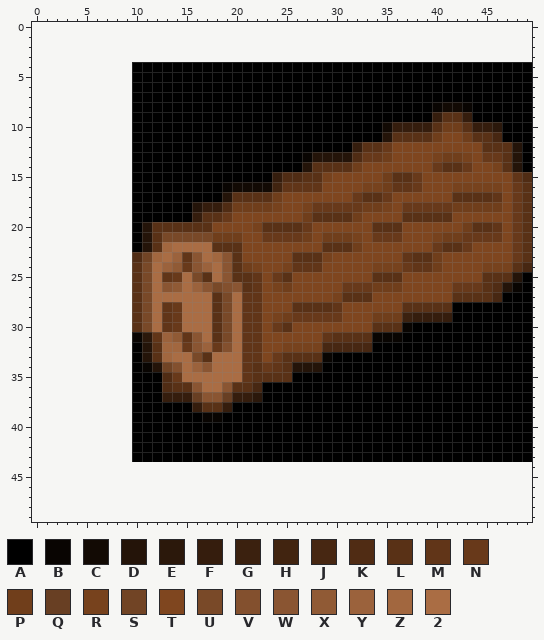
Pixel-art sprite, stored at assets/wood_small.png. That is the earlier state.
The file is 40x40 pixels. Colours within 5 levels of each other are drawn and written as one. The old version is drawn lined up with the new one, on the new canvas.
Palette (. is transparent): A #000000  B #090502  C #120a04  D #241409  E #2b180b  F #351d0d  G #3b210f  H #412410  J #472712  K #502c14  L #593116  M #613518  N #68391a  P #703e1b  Q #683f23  R #77421d  S #714425  T #7f461f  U #794928  V #83502e  W #8a5532  X #905a35  Y #9b623c  Z #a2673f  2 #aa6d44
Pixels before (only the part around the change), first column x 0:
 0 ..................................................
 1 ..................................................
 2 ..................................................
 3 ..................................................
 4 ..........AAAAAAAAAAAAAAAAAAAAAAAAAAAAAAAAAAAAAAAA
 5 ..........AAAAAAAAAAAAAAAAAAAAAAAAAAAAAAAAAAAAAAAA
 6 ..........AAAAAAAAAAAAAAAAAAAAAAAAAAAAAAAAAAAAAAAA
 7 ..........AAAAAAAAAAAAAAAAAAAAAAAAAAAAAAAAAAAAAAAA
 8 ..........AAAAAAAAAAAAAAAAAAAAAAAAAAAAAABCCBAAAAAA
 9 ..........AAAAAAAAAAAAAAAAAAAAAAAAAAAAAAFLLFAAAAAA
10 ..........AAAAAAAAAAAAAAAAAAAAAAAAACFFFFLPPLFFEAAA
11 ..........AAAAAAAAAAAAAAAAAAAAAAAAADLLLLPTTPLLJAAA
12 ..........AAAAAAAAAAAAAAAAAAAAAAFLLNTTTTTTTTTLLLDA
13 ..........AAAAAAAAAAAAAAAAABDDDDKNNPTTTTRPPRTNNLDA
14 ..........AAAAAAAAAAAAAAAAADLLLLPTTTTTTTNLLNTTRLDA
15 ..........AAAAAAAAAAAAAAFKKLLRTTTTTPLLNTTTTTTTTTMK
16 ..........AAAAAAAAABCCCCHMMMMTTTTRRPMMNTTTRRRRRTNL
17 ..........AAAAAAAAADLLLLPTTTTTTTNLLNTTTTTTLLLLMTNL
18 ..........AAAAAADFFKPPPPRTTRNNNNNPPRTNNNNNPPPPPTNL
19 ..........AAAAAAFLLNTTTTTTTPLLLLPTTTTLLLLLTTTTTTNL
20 ..........ADLLLLLLTTTTRLLLLNTTTTTTLLLTTTTTTPLLMTNL
21 ..........ADLUUUUUPPPTTNNNNPTPPPRTNNNTTTRPPNNNNTNL
22 ..........ADLZ2222LLLTTTTTTTTLLLPTTTTTTTNLLNTTTTNL
23 ..........KSZ2YMW2ZWLTTTTTLLLRTTTTTTTMLLPTTTTTTTNL
24 ..........LU2YXNWY2WLPRTTRMMMTTTTTRRRNMMPTTTTRRRLJ
25 ..........LU2MN2UL2WLLMTNLTTTTTTTTLLLTTTTTTTTLLLDA
26 ..........LU2WX2YWUVWLMTRPTTTTTNNNPPPTTTTTNNNLKDBA
27 ..........LU222222LU2MMTTTTTTTRLLLTTTTTTTTLLLLJAAA
28 ..........LU2MN222LU2MMTTTLLLLMTTTTTTLLLLLAAAAAAAA
29 ..........LU2MN222LU2MMTRPNNNNNTTTPPPGFFFFAAAAAAAA
30 ..........LU2MN222LU2MMTNLTTTTTTTTLLLBAAAAAAAAAAAA
31 ..........BEMYXMW2LU2MMTTTTTTMLLLLBBBAAAAAAAAAAAAA
32 ..........ADLZZNWYNV2MMTTRRRRJJJJJAAAAAAAAAAAAAAAA
33 ..........ADLZ22UL222MMTNLLLLBAAAAAAAAAAAAAAAAAAAA
34 ..........ABDSV2YW222MLNMLDDDAAAAAAAAAAAAAAAAAAAAA
35 ..........AAAKN222222MLLLLAAAAAAAAAAAAAAAAAAAAAAAA
36 ..........AAAKLLW22WLLJAAAAAAAAAAAAAAAAAAAAAAAAAAA
37 ..........AAAFFFQWWQFFEAAAAAAAAAAAAAAAAAAAAAAAAAAA
38 ..........AAAAAAFLLFAAAAAAAAAAAAAAAAAAAAAAAAAAAAAA
39 ..........AAAAAAABBAAAAAAAAAAAAAAAAAAAAAAAAAAAAAAA
40 ..........AAAAAAAAAAAAAAAAAAAAAAAAAAAAAAAAAAAAAAAA
41 ..........AAAAAAAAAAAAAAAAAAAAAAAAAAAAAAAAAAAAAAAA
42 ..........AAAAAAAAAAAAAAAAAAAAAAAAAAAAAAAAAAAAAAAA
43 ..........AAAAAAAAAAAAAAAAAAAAAAAAAAAAAAAAAAAAAAAA
44 ..................................................
45 ..................................................
46 ..................................................
47 ..................................................
48 ..................................................
49 ..................................................
After:
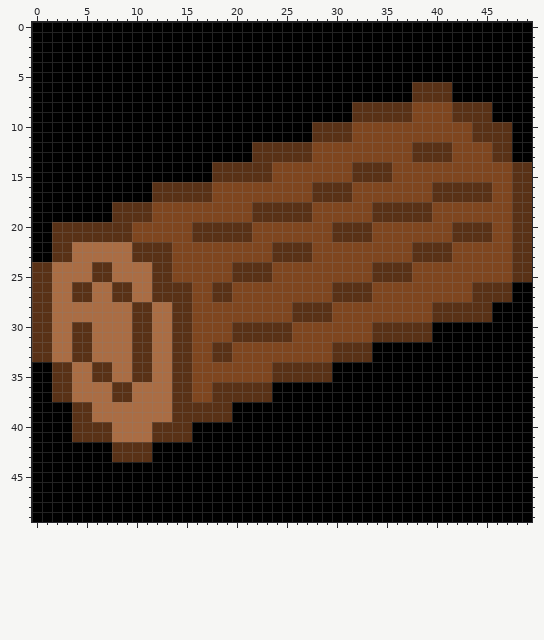
Changes in this commit:
canvas 40x40 -> 50x50, the old top-left corner now at 10,4
Changed rows in their new state; - is an unchanged pixel.
first column x 0:
 0 AAAAAAAAAAAAAAAAAAAAAAAAAAAAAAAAAAAAAAAAAAAAAAAAAA
 1 AAAAAAAAAAAAAAAAAAAAAAAAAAAAAAAAAAAAAAAAAAAAAAAAAA
 2 AAAAAAAAAAAAAAAAAAAAAAAAAAAAAAAAAAAAAAAAAAAAAAAAAA
 3 AAAAAAAAAAAAAAAAAAAAAAAAAAAAAAAAAAAAAAAAAAAAAAAAAA
 4 AAAAAAAAAA----------------------------------------
 5 AAAAAAAAAA----------------------------------------
 6 AAAAAAAAAA----------------------------LLLL--------
 7 AAAAAAAAAA----------------------------LLLL--------
 8 AAAAAAAAAA----------------------LLLLLLTTTTLLLL----
 9 AAAAAAAAAA----------------------LLLLLLTTTT-LLL----
10 AAAAAAAAAA------------------LLLLTTTTTTTTTTTTLLLL--
11 AAAAAAAAAA------------------LLLLTTTTTTTTT--T--LL--
12 AAAAAAAAAA------------LLLLLLTTTTTTTT--LLLL---T--A-
13 AAAAAAAAAA------------LLLLLLTTTTTTTT--LLLLTT-TL-A-
14 AAAAAAAAAA--------LLLLLLTTTTTTTTLLLL----TTTT--TTLL
15 AAAAAAAAAA--------LLLLLLTTTTTT--LLLLTTT---------LL
16 AAAAAAAAAA--LLLLLLTTTTTTTTTTLLLL-TTTTTT-LLLLLLT-L-
17 AAAAAAAAAA--LLLLLLTTTTTTT---LLLLTTTT----LL----T-L-
18 AAAAAAAALLLLTTTTTTTTTTLLLLLLTTTTTTLLLLLLTTTTTTT-L-
19 AAAAAAAALLLLTTTTTTTT--LLLLLLTTTTT-LLL---TT------L-
20 AALLLLLLLLTTTTTT--LLLLTTTTTT--LLLLTTT-----LL--T-L-
21 AALLLLLLLLTTTTTTLLLLLL-TTTTT-TLLLLTTT---TTLLLLT-L-
22 AALL222222LL-LTTTTTTT---LLLL-TTTT-----LLL-TT----L-
23 AALL222222LLLLTTTTTTT---LL--TT-------T--LL------L-
24 LL2222LL2222LLTTTTTT-LLL-TTTT-----LLLLTTT----TTT-L
25 LL2222LL2222LLTTTTTT--LLTT-----------L-------TTTLL
26 LL22LL22LL22LLLLTTLLTTT-TT----LLLLTTT-----TTL-LLA-
27 LL22LL22LL22LLLLTT-LTTT-------L-----------TT--LL--
28 LL22222222-L-2LLTTTTTTT-------T------TTT--LLLL----
29 LL22222222-L-2LLTTTTTTT-TTLLLLT---TTTTTTLLLLLL----
30 LL22LL2222-L-2LLTTTTLLLLL------------LLL----------
31 LL22LL2222LL22LLTTTTLLLLLL---TTTTTLLLLLL----------
32 LL22LL2222LL22LLTTLLTTT--TTTTTLLLL----------------
33 LL22LL2222LL22LLTTLLTTT-TTTTTTLLLL----------------
34 AALL22LL22LL22LLTTTTTTTTL-LLLL--------------------
35 AALL22LL22LL22LLTTTTTTTT--LLLL--------------------
36 AALL2222LL2222--TTLL--LL--------------------------
37 AALL2222LL2222LLTTLLLLLL--------------------------
38 AAAALL22222222LLL--L------------------------------
39 AAAALL22222222LLLLLL------------------------------
40 AAAALLLL2222LLLL----------------------------------
41 AAAALLLL2222LLLL----------------------------------
42 AAAAAAAALLLL--------------------------------------
43 AAAAAAAALLLL--------------------------------------
44 AAAAAAAAAAAAAAAAAAAAAAAAAAAAAAAAAAAAAAAAAAAAAAAAAA
45 AAAAAAAAAAAAAAAAAAAAAAAAAAAAAAAAAAAAAAAAAAAAAAAAAA
46 AAAAAAAAAAAAAAAAAAAAAAAAAAAAAAAAAAAAAAAAAAAAAAAAAA
47 AAAAAAAAAAAAAAAAAAAAAAAAAAAAAAAAAAAAAAAAAAAAAAAAAA
48 AAAAAAAAAAAAAAAAAAAAAAAAAAAAAAAAAAAAAAAAAAAAAAAAAA
49 AAAAAAAAAAAAAAAAAAAAAAAAAAAAAAAAAAAAAAAAAAAAAAAAAA
Changed places in both pictures, as pixel boxes (x1, y1, x2, y2):
changed: (32, 22, 532, 522)
